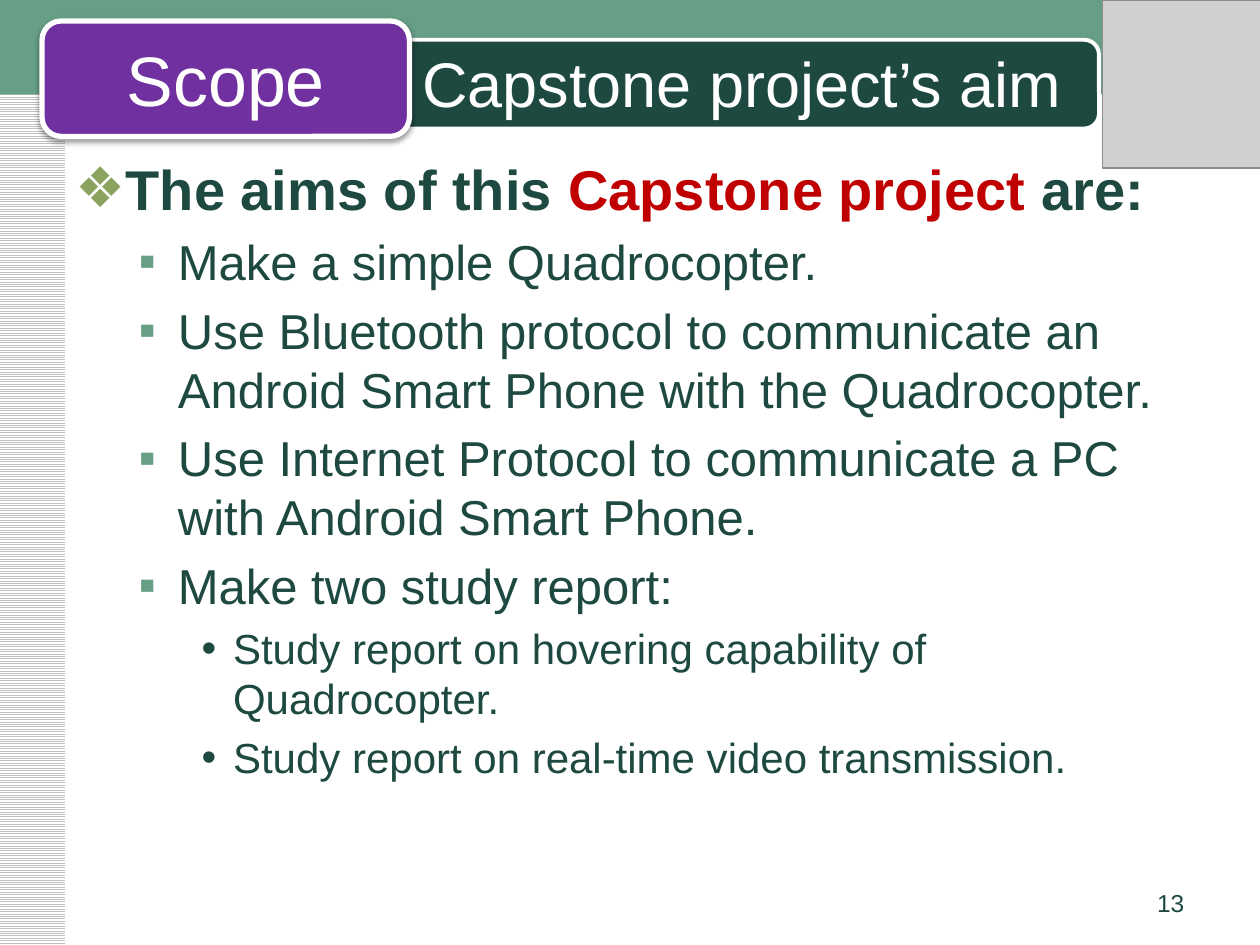
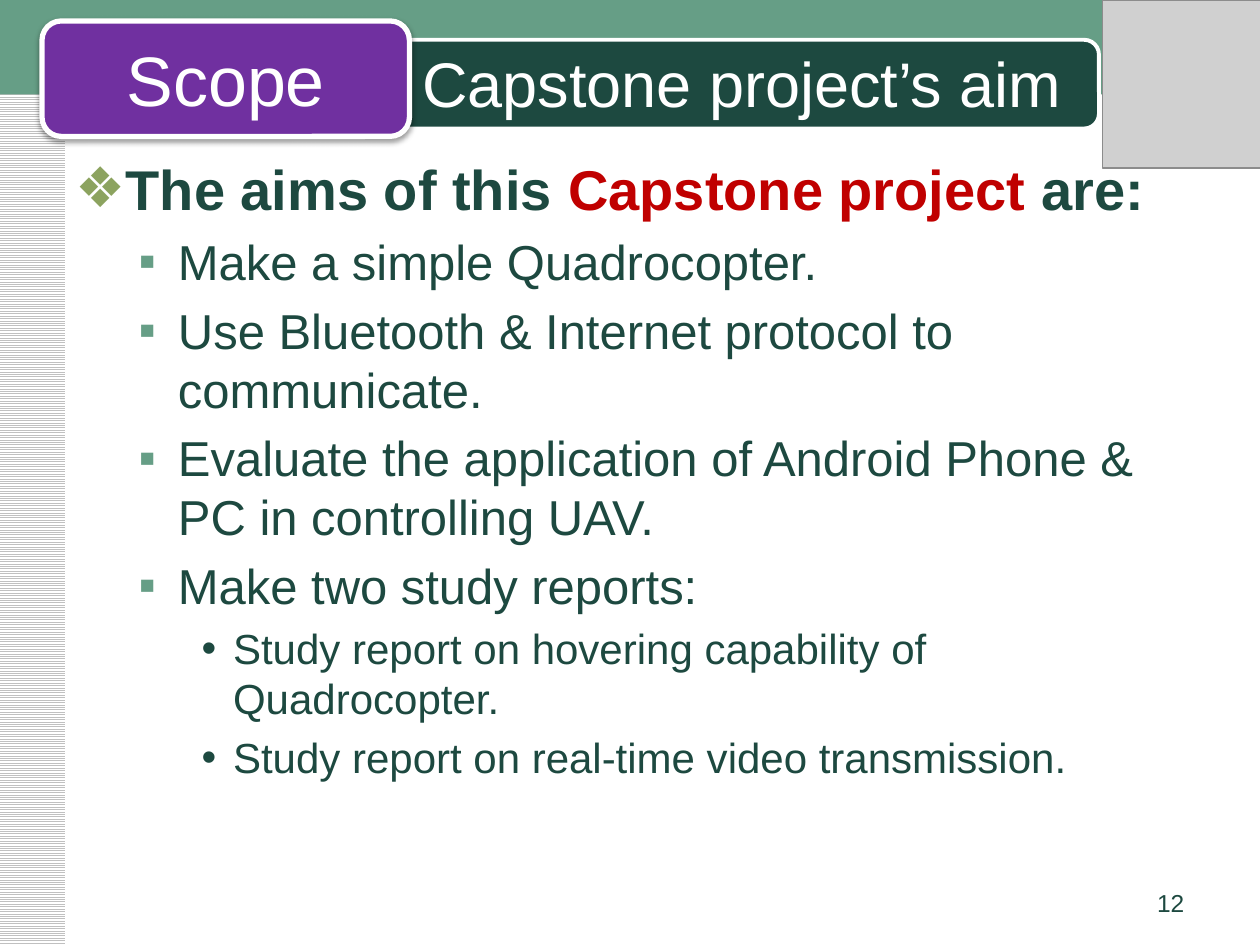
Before and after one commit to phong1990/fufo-innovation, a slide deck: slide 12 of Document/03.Requirement/FUFO_Scope_pptx.pptx (slide 13 before the commit). Drawn at 1260x945 pixels with LibreOffice and Linux fonts; fonts in the diff are those of the drawing; grey boxes stand for pictures. Boxes give left, top, right and bottom in pixels: in the first picture for what was removed or moved away, otherwise in the second. Text is boxed around its words. In the diff, an @@ line names an element or a change of style, - is before the commit and + after.

```diff
--- a/Document/03.Requirement/FUFO_Scope_pptx.pptx
+++ b/Document/03.Requirement/FUFO_Scope_pptx.pptx
@@ text at (178,313,1087,614): text changed @@
-  ▪ Use Bluetooth protocol to communicate an Android Smart Phone with the Quadrocopter.
-  ▪ Use Internet Protocol to communicate a PC with Android Smart Phone.
-  ▪ Make two study report:
+  ▪ Use Bluetooth & Internet protocol to communicate.
+  ▪ Evaluate the application of Android Phone & PC in controlling UAV.
+  ▪ Make two study reports:
@@ page number at (1157,895,1184,912): text changed @@
-13
+12
```
Also in this commit, not shown: 8 other slides changed, 1 other file.
